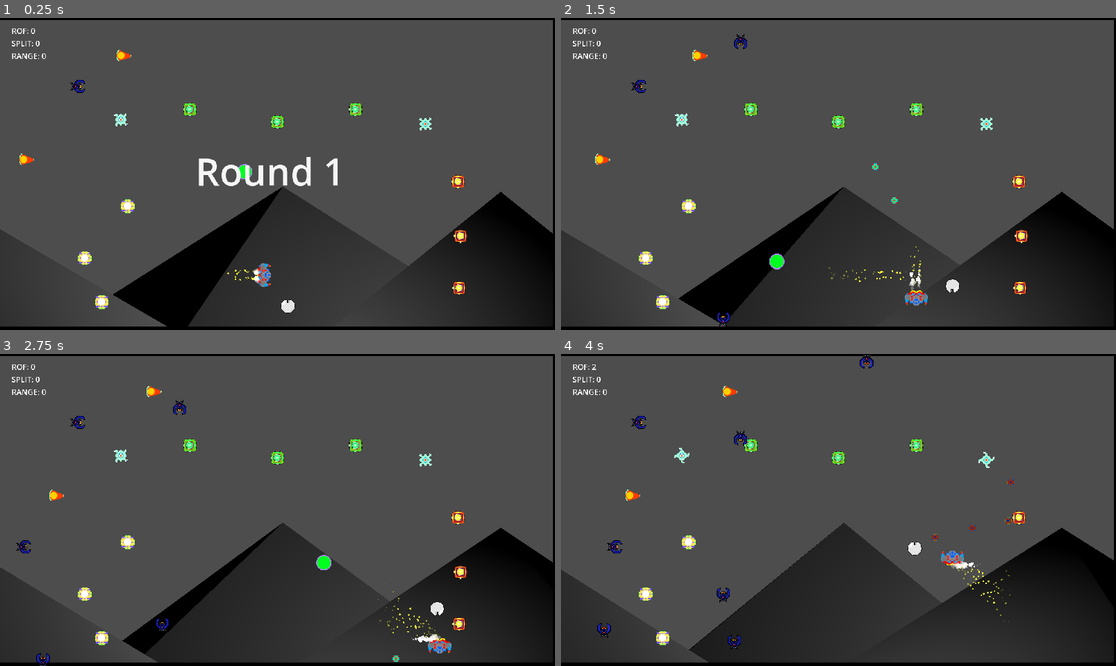
Above: before the commit, frames 1-4 (two rows, left to right).
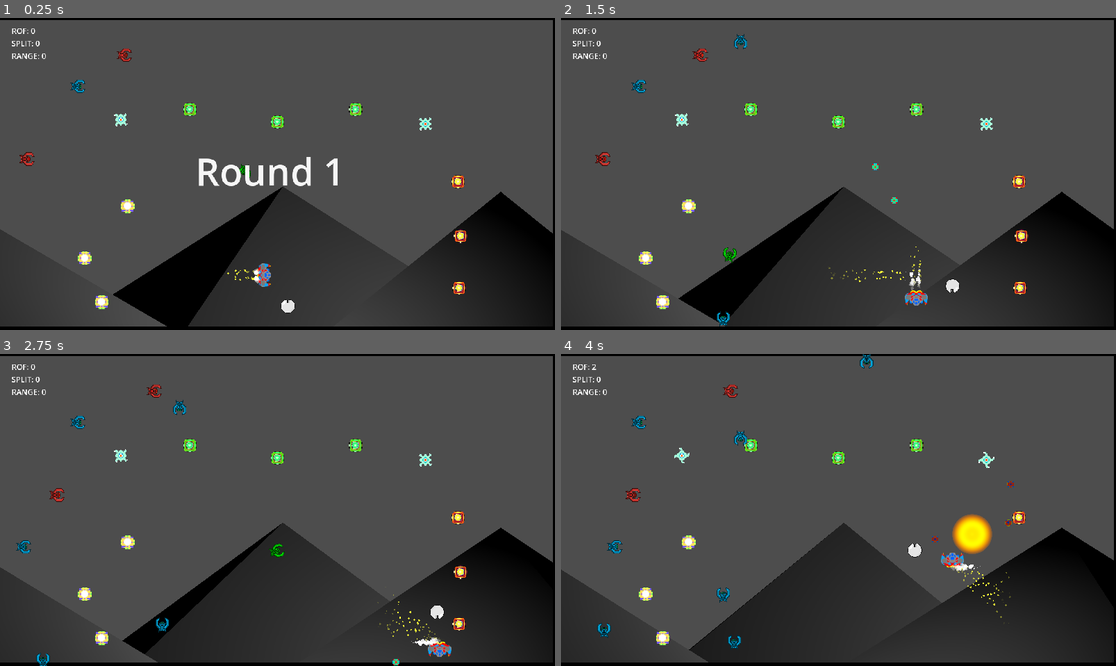
Above: after the commit, the same moments.

Repository: gamkedo-la/AttackStackCharlie
Game: Godot game, scene res://UI/MainMenu/main_menu.tscn
Two runs of this game, one before a commit and one after it. Both use one fixed random seed, a clock stepped at 60 frames per second and the inputs below. Sound files missing from this copy of the repository are replaced by a short silence.
Inputs:
- Up to frame 1 (0.25 s): no input
- Up to frame 2 (1.5 s): hold D (move right) 0.53-1.28 s; hold Space (shoot) 0.53-1.28 s; hold S (move down) from 1.28 s (still down); tap Space (shoot) at 1.35 s
- Up to frame 3 (2.75 s): release S (move down) at 2.03 s; hold D (move right) from 2.03 s (still down); hold Space (shoot) from 2.03 s (still down)
- Up to frame 4 (4 s): release D (move right) at 2.78 s; release Space (shoot) at 2.78 s; hold W (move up) 2.78-3.53 s; tap Space (shoot) at 2.85 s; hold A (move left) from 3.53 s (still down); hold Space (shoot) from 3.53 s (still down)

The runs differ from the first frame. In frame 1, 0.3% of the frame differs, in the area x 3-46%, y 9-52%; in frame 2, 0.6%; in frame 3, 1.2%; in frame 4, 1.8%, in the area x 6-82%, y 0-95%.

Commit message:
Color tints of Rodrigo enemy sprite for enemy types, removed need for tscn nodes to have ref to own sprite (player, rusher) to set rotation

Diff:
--- a/Enemies/EvilCircler.gd
+++ b/Enemies/EvilCircler.gd
@@ -1,7 +1,7 @@
 extends "res://Enemies/Enemy.gd"
 
 const ROTATE_SPEED = 0.2
-const CIRCLE_DISTANCE = 300
+const CIRCLE_DISTANCE = 400
 
 var circlePercent = 0
 var inRangeOfTarget
@@ -17,6 +17,7 @@
 func _process(delta):
 	var rotationAmount = circlePercent * TAU
 	var distToPlayer = global_position.distance_to(targetPos)
+	var wasPos = global_position;
 	if distToPlayer <= CIRCLE_DISTANCE:
 		if inRangeOfTarget == false:
 			inRangeOfTarget = true
@@ -33,6 +34,8 @@
 		# print("outofrange")
 		inRangeOfTarget = false
 		global_position += (targetPos - global_position).normalized() * delta * ENEMY_SPEED * 5
+	var moveAng = atan2(global_position.y-wasPos.y,global_position.x-wasPos.x)
+	rotation = moveAng
 
 
 	circlePercent += ROTATE_SPEED * delta
--- a/Enemies/EvilCircler.tscn
+++ b/Enemies/EvilCircler.tscn
@@ -1,7 +1,7 @@
 [gd_scene load_steps=5 format=3 uid="uid://d12rmco0pfhyc"]
 
 [ext_resource type="Script" path="res://Enemies/EvilCircler.gd" id="1_fbonj"]
-[ext_resource type="Texture2D" uid="uid://cr3omsak5lmmj" path="res://Enemies/EvilCircler.png" id="2_fb83u"]
+[ext_resource type="Texture2D" uid="uid://c8qh1tgr28e8r" path="res://Enemies/EnemyCraftMain.png" id="2_o4jaw"]
 
 [sub_resource type="CircleShape2D" id="CircleShape2D_cio05"]
 radius = 9.0
@@ -21,11 +21,11 @@
 [node name="CollisionShape2D" type="CollisionShape2D" parent="ProjectileDetector"]
 shape = SubResource("CircleShape2D_hrx8h")
 
-[node name="EvilCircler" type="Sprite2D" parent="."]
-position = Vector2(2.08165e-12, 2.08165e-12)
-texture = ExtResource("2_fb83u")
+[node name="VisibleOnScreenNotifier2D" type="VisibleOnScreenNotifier2D" parent="."]
 
-[node name="VisibleOnScreenNotifier2D" type="VisibleOnScreenNotifier2D" parent="."]
+[node name="EnemyCraftMain" type="Sprite2D" parent="."]
+modulate = Color(0, 1, 0, 1)
+texture = ExtResource("2_o4jaw")
 
 [connection signal="area_entered" from="ProjectileDetector" to="." method="_on_projectile_detector_area_entered"]
 [connection signal="screen_exited" from="VisibleOnScreenNotifier2D" to="." method="_on_visible_on_screen_notifier_2d_screen_exited"]
--- a/Enemies/EvilRusher.gd
+++ b/Enemies/EvilRusher.gd
@@ -1,7 +1,4 @@
 extends "res://Enemies/Enemy.gd"
-
-@export var rusherSpritePath: NodePath
-@onready var rusherSprite = get_node(rusherSpritePath) as Node2D
 
 const HUNT_SPEED = 25
 const RUSH_SPEED = 95
@@ -23,7 +20,7 @@
 	if distToPlayer <= RUSH_DISTANCE:
 		lastMovingVec = (targetPos-global_position).normalized();
 		global_position += lastMovingVec * delta * RUSH_SPEED
-		rusherSprite.rotation = lastMovingVec.angle()
+		rotation = lastMovingVec.angle()
 	else:
 		global_position += lastMovingVec * delta * HUNT_SPEED
 	pass
--- a/Enemies/EvilRusher.tscn
+++ b/Enemies/EvilRusher.tscn
@@ -1,7 +1,7 @@
 [gd_scene load_steps=5 format=3 uid="uid://b87ldi225us4h"]
 
 [ext_resource type="Script" path="res://Enemies/EvilRusher.gd" id="1_nb0f4"]
-[ext_resource type="Texture2D" uid="uid://bs0tbbshykfps" path="res://Enemies/EvilRusher.png" id="2_20xwc"]
+[ext_resource type="Texture2D" uid="uid://c8qh1tgr28e8r" path="res://Enemies/EnemyCraftMain.png" id="2_aedwa"]
 
 [sub_resource type="CircleShape2D" id="CircleShape2D_cio05"]
 radius = 9.0
@@ -12,7 +12,6 @@
 [node name="EvilRusher" type="Area2D"]
 collision_layer = 2
 script = ExtResource("1_nb0f4")
-rusherSpritePath = NodePath("EvilRusher")
 
 [node name="CollisionShape2D" type="CollisionShape2D" parent="."]
 shape = SubResource("CircleShape2D_cio05")
@@ -24,9 +23,9 @@
 
 [node name="VisibleOnScreenNotifier2D" type="VisibleOnScreenNotifier2D" parent="."]
 
-[node name="EvilRusher" type="Sprite2D" parent="."]
-position = Vector2(2.08165e-12, 2.08165e-12)
-texture = ExtResource("2_20xwc")
+[node name="EnemyCraftMain" type="Sprite2D" parent="."]
+modulate = Color(1, 0.254902, 0.227451, 1)
+texture = ExtResource("2_aedwa")
 
 [connection signal="area_entered" from="ProjectileDetector" to="." method="_on_projectile_detector_area_entered"]
 [connection signal="screen_exited" from="VisibleOnScreenNotifier2D" to="." method="_on_visible_on_screen_notifier_2d_screen_exited"]
--- a/Enemies/EvilSlider.tscn
+++ b/Enemies/EvilSlider.tscn
@@ -24,6 +24,7 @@
 [node name="VisibleOnScreenNotifier2D" type="VisibleOnScreenNotifier2D" parent="."]
 
 [node name="EnemyCraftMain" type="Sprite2D" parent="."]
+modulate = Color(0, 0.756863, 1, 1)
 texture = ExtResource("2_1jdsd")
 
 [connection signal="area_entered" from="ProjectileDetector" to="." method="_on_projectile_detector_area_entered"]
--- a/Player/player.gd
+++ b/Player/player.gd
@@ -1,8 +1,6 @@
 extends CharacterBody2D
 # based on code from tutorial at https://www.youtube.com/watch?v=AHK5aQ7xvH8
 
-@export var shipSpritePath: NodePath
-@onready var shipSprite = get_node(shipSpritePath) as Node2D
 @onready var player_upgrade_status = $"../PlayerUpgradeStatus"
 signal player_moved(new_position)
 signal player_turned(new_facing)
@@ -43,22 +41,22 @@
 		move_vec.x -= 1
 		if Input.is_action_pressed("shoot") == false:
 			shipFacing = Vector2.LEFT;
-			shipSprite.rotation = PI
+			rotation = PI
 	if Input.is_action_pressed("move right"):
 		move_vec.x += 1
 		if Input.is_action_pressed("shoot") == false:
 			shipFacing = Vector2.RIGHT;
-			shipSprite.rotation = 0
+			rotation = 0
 	if Input.is_action_pressed("move up"):
 		move_vec.y -= 1
 		if Input.is_action_pressed("shoot") == false:
 			shipFacing = Vector2.UP;
-			shipSprite.rotation = -PI/2
+			rotation = -PI/2
 	if Input.is_action_pressed("move down"):
 		move_vec.y += 1
 		if Input.is_action_pressed("shoot") == false:
 			shipFacing = Vector2.DOWN;
-			shipSprite.rotation = PI/2
+			rotation = PI/2
 	move_and_collide(move_vec * delta * SHIP_SPEED)
 
 	if is_damaged and time_modulated_elapsed > time_modulated:
--- a/Player/playership.tscn
+++ b/Player/playership.tscn
@@ -24,7 +24,6 @@
 
 [node name="Player" type="CharacterBody2D"]
 script = ExtResource("1_wobpw")
-shipSpritePath = NodePath("Playerjet")
 
 [node name="Playerjet" type="Sprite2D" parent="."]
 position = Vector2(2.08165e-12, 2.08165e-12)
Binary file changed: Enemies/EnemyCraftMain.png
